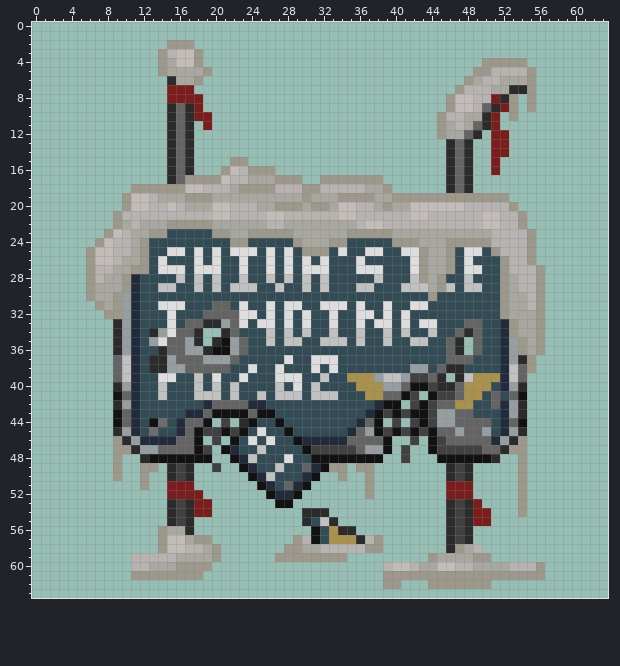
One commit to this pixel-art sprite: Resources/Textures/_RMC14/Structures/landing_signs.rsi/ice_sign.png. The picture above was drawn from the file before the commit.
The file is 64x64 pixels. Colours within 5 levels of each other are drawn and written as one.
After the commit:
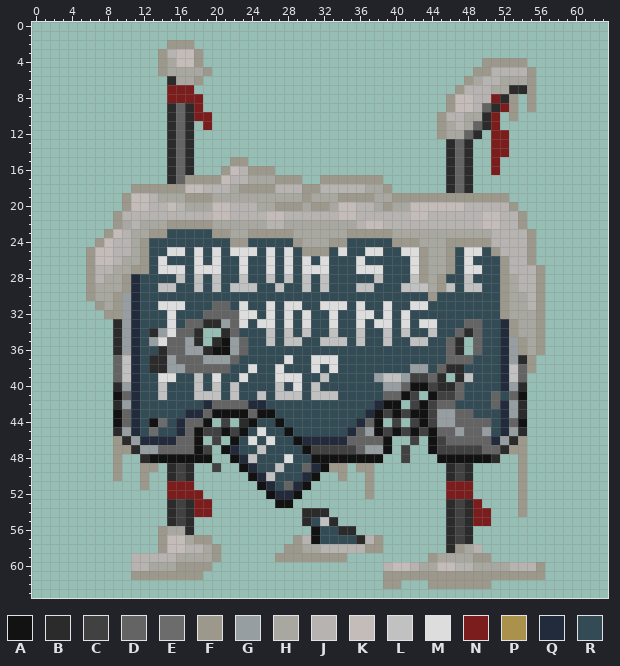
Palette (. is transparent): A #121212  B #2b2b2b  C #414141  D #646464  E #6c6c6c  F #9c988c  G #979ea2  H #a8a8a0  J #b6b3b0  K #c3bcb9  L #c1c1c1  M #dddddd  N #7c1d1d  P #aa924c  Q #222b3b  R #334b55
From old to new:
@@ x 33..53 @@
 38 MRRRRRRRRGGRDBBRRRRQL
-39 RRPPPGLLGCCDB.BLPPPQL
-40 RRRPPPGGDAACBBDPPPRQG
-41 LRRRPPDDAC.ACCDPPRDRD
-42 RRRRRQAA.CACDDPPRRDQG
+39 RRRRRGLLGCCDB.BLRRRQL
+40 RRRRRRGGDAACBBDRRRRQG
+41 LRRRRRDDAC.ACCDRRRDRD
+42 RRRRRQAA.CACDDRRRRDQG
 43 RRRRQACACAACGGDDRRRQG
@@ x 31..37 @@
 55 RLB....
-56 ARPBB..
-57 ARPPPBJ
+56 ARRBB..
+57 ARRRRBJ
 58 HJJJJJF
Boxes around the changes in both pictures, in picture pixels (x1, y1, x2, y2):
changed: (347, 373, 383, 400)
changed: (455, 373, 500, 409)
changed: (329, 526, 356, 544)
